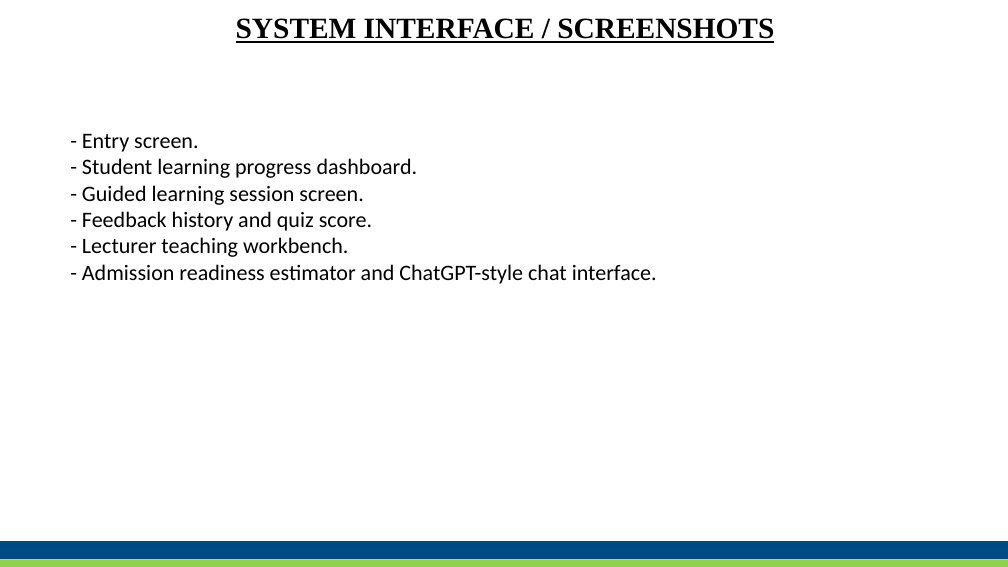
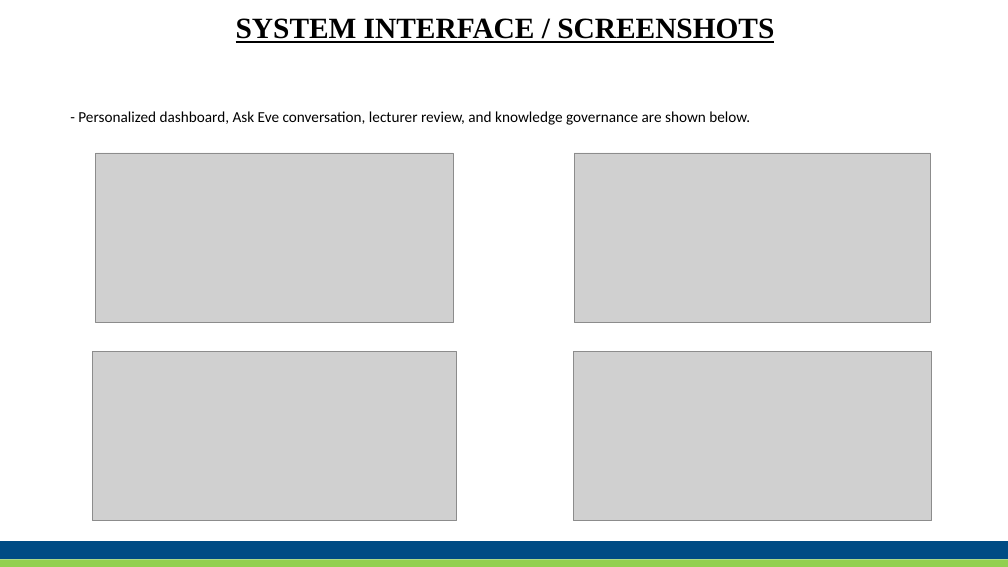
Before and after one commit to evieoshomahus-cloud/eve-esui-ai, a slide deck: slide 17 of project_docs/Eve_Defense_Presentation.pptx. Drawn at 1008x567 pixels with LibreOffice and Linux fonts; fonts in the diff are those of the drawing; grey boxes stand for pictures. Boxes give left, top, right and bottom in pixels: in the first picture for what was removed or moved away, otherwise in the second. Text is boxed around its words. In the diff, an @@ line names an element or a change of style, - is before the commit and + after.

Commit message:
Update report and defense deck screenshots

```diff
--- a/project_docs/Eve_Defense_Presentation.pptx
+++ b/project_docs/Eve_Defense_Presentation.pptx
@@ text at bbox=[78, 111, 750, 125]: text changed; size 21 to 14.5 pt @@
-- Entry screen.
-- Student learning progress dashboard.
-- Guided learning session screen.
-- Feedback history and quiz score.
-- Lecturer teaching workbench.
-- Admission readiness estimator and ChatGPT-style chat interface.
+- Personalized dashboard, Ask Eve conversation, lecturer review, and knowledge governance are shown below.
@@ picture added at bbox=[96, 153, 454, 322] @@
@@ picture added at bbox=[575, 153, 931, 322] @@
@@ picture added at bbox=[92, 352, 457, 521] @@
@@ picture added at bbox=[573, 352, 932, 521] @@
```
Also in this commit, not shown: 7 other slides changed, 8 other files.
